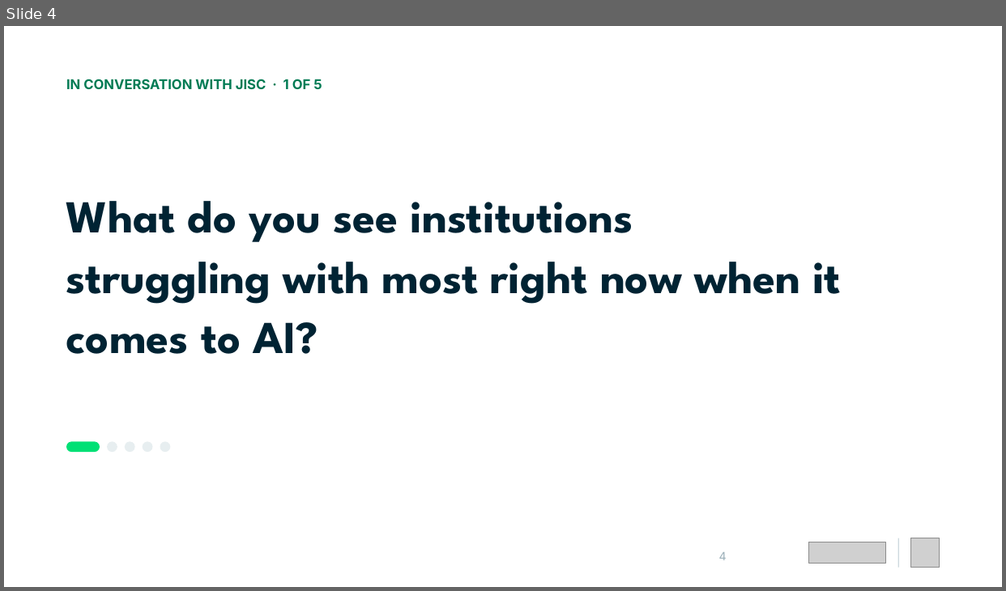
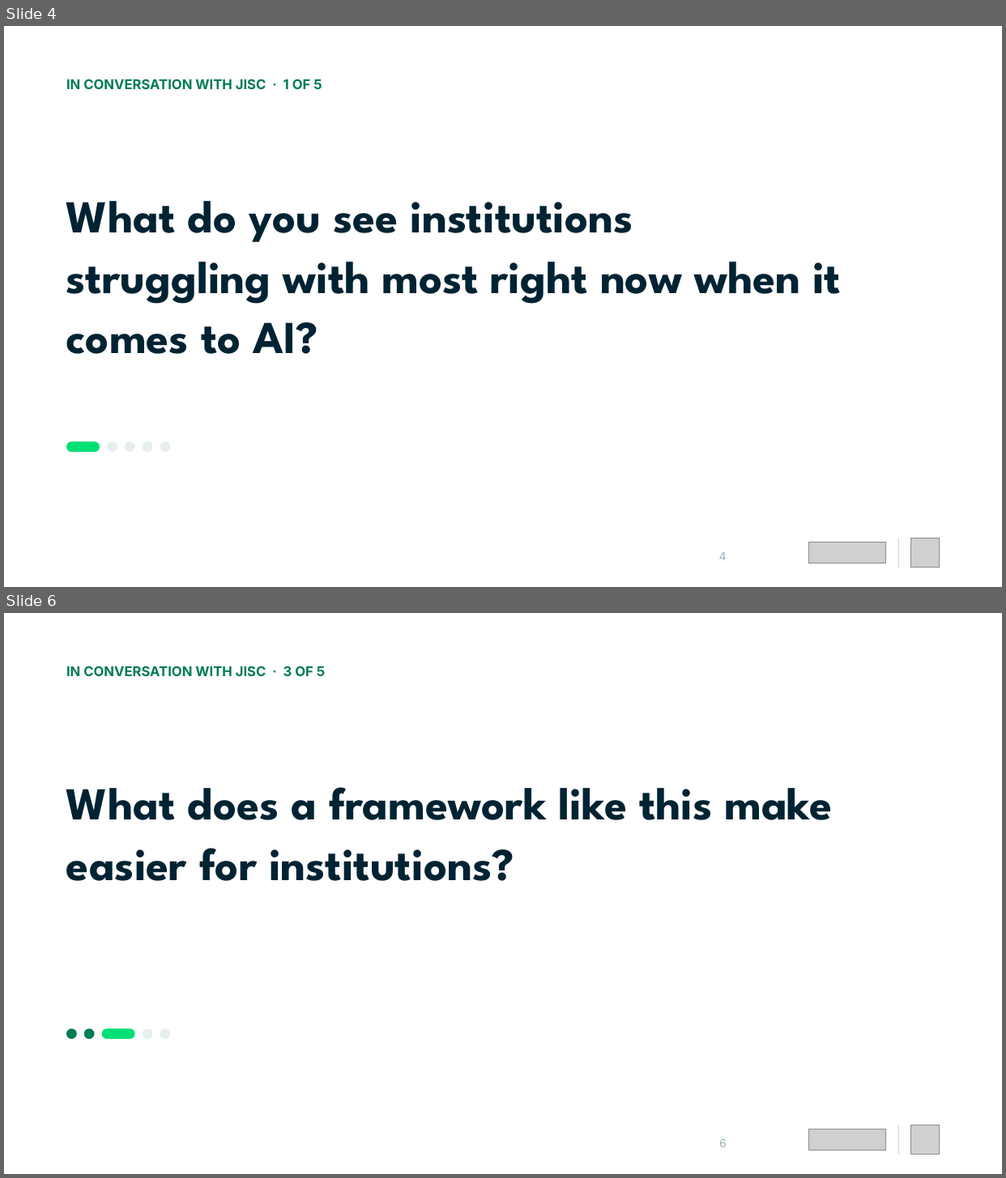
Before and after one commit to Dante-Eduface/Claude, a slide deck: GTM/Event manager/jisc-webinar/deck/jisc-webinar-bewerkbaar.pptx. Shown one above the other, each under a label of ours: slide 4 before the commit, slides 4 and 6 after it; the slides between them are not shown. The pictures are 1006x591 and 1006x1178 pixels, drawn with LibreOffice and Linux fonts; fonts in the diff are those of the drawing; grey boxes stand for pictures. Boxes give left, top, right and bottom in pixels: in the first picture for what was removed or moved away, otherwise in the second. Text is boxed around its words. In the diff, an @@ line names an element or a change of style, - is before the commit and + after.

```diff
--- a/GTM/Event manager/jisc-webinar/deck/jisc-webinar-bewerkbaar.pptx
+++ b/GTM/Event manager/jisc-webinar/deck/jisc-webinar-bewerkbaar.pptx
@@ slide 6 added at (4, 613, 1002, 1174), background #FFFFFF @@
@@ text added at (66, 666, 325, 676), 13 pt, text #007B54, bold @@
+IN CONVERSATION WITH JISC · 3 OF 5
@@ text added at (66, 787, 833, 881), 44 pt, text #002333, bold @@
+What does a framework like this make easier for institutions?
@@ rounded rectangle added at (66, 1029, 77, 1040), fill #007B54 @@
@@ rounded rectangle added at (84, 1029, 95, 1040), fill #007B54 @@
@@ rounded rectangle added at (102, 1029, 135, 1040), fill #00E075 @@
@@ rounded rectangle added at (143, 1029, 153, 1040), fill #E7EEF0 @@
@@ rounded rectangle added at (160, 1029, 170, 1040), fill #E7EEF0 @@
@@ text added at (719, 1139, 727, 1148), 11 pt, text #9AAFB8 @@
+6
@@ picture added at (809, 1130, 886, 1151) @@
@@ rectangle added at (898, 1126, 899, 1155), fill #CDD9DE @@
@@ picture added at (910, 1126, 940, 1155) @@
```
Also in this commit, not shown: 5 slides changed, 1 slide removed, 15 other files.
